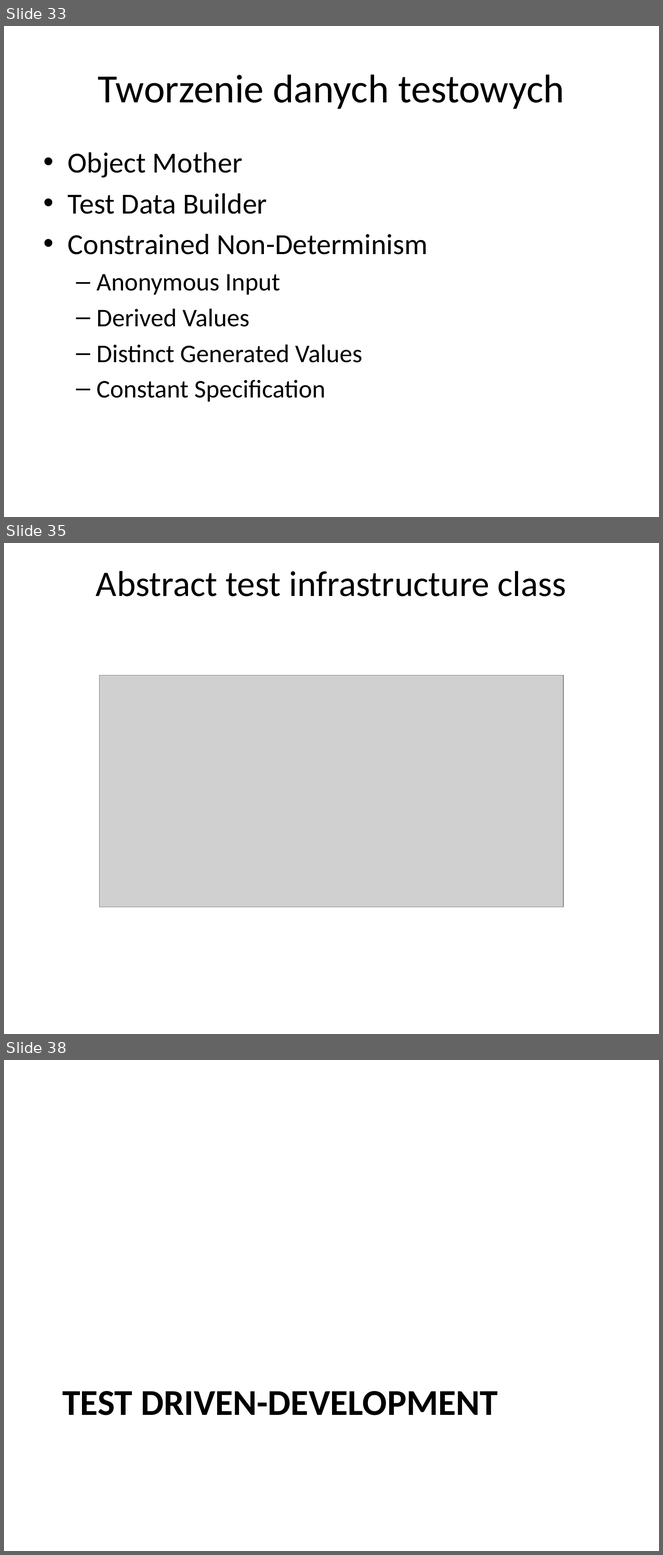
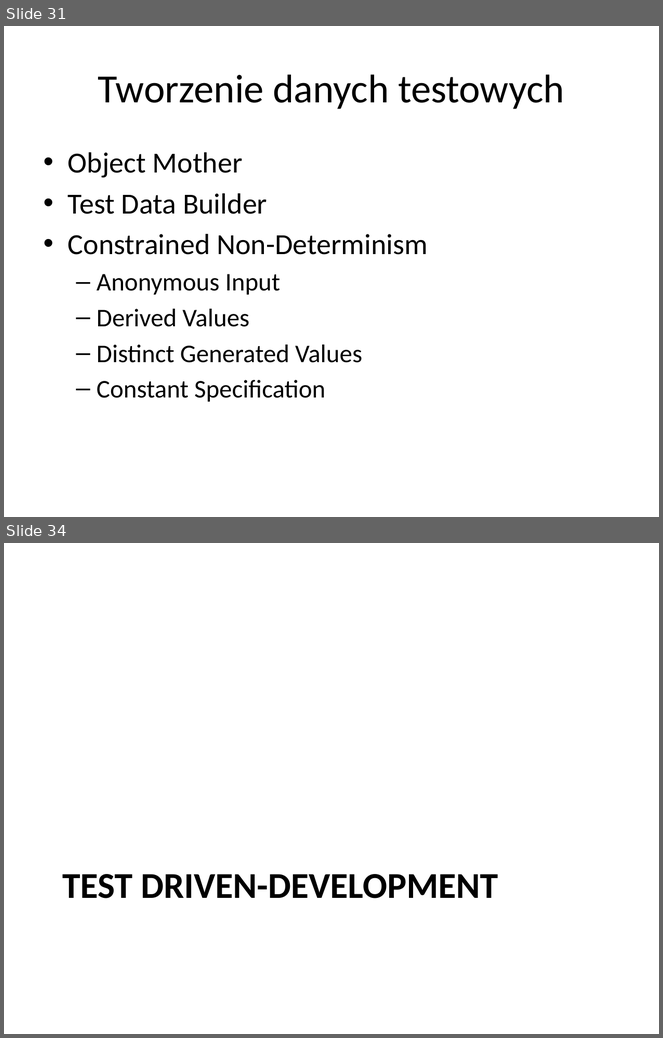
Before and after one commit to pellared/Examples, a slide deck: TddSample/TDD.pptx. Shown one above the other, each under a label of ours: slides 33, 35 and 38 before the commit, slides 31 and 34 after it; the slides between them are not shown. The pictures are 663x1555 and 663x1038 pixels, drawn with LibreOffice and Linux fonts; fonts in the diff are those of the drawing; grey boxes stand for pictures. Boxes give left, top, right and bottom in pixels: in the first picture for what was removed or moved away, otherwise in the second. Text is boxed around its words. In the diff, an @@ line names an element or a change of style, - is before the commit and + after.

```diff
--- a/TddSample/TDD.pptx
+++ b/TddSample/TDD.pptx
@@ slide 35 removed at bbox=[4, 543, 659, 1034], background #FFFFFF @@
@@ title removed at bbox=[96, 571, 567, 597] @@
-Abstract test infrastructure class
@@ picture removed at bbox=[100, 676, 564, 908] @@
@@ what was slide 33 is now slide 31 @@
@@ what was slide 38 is now slide 34 @@
```
Also in this commit, not shown: 7 slides changed, 3 other slides removed, 1 other file.
